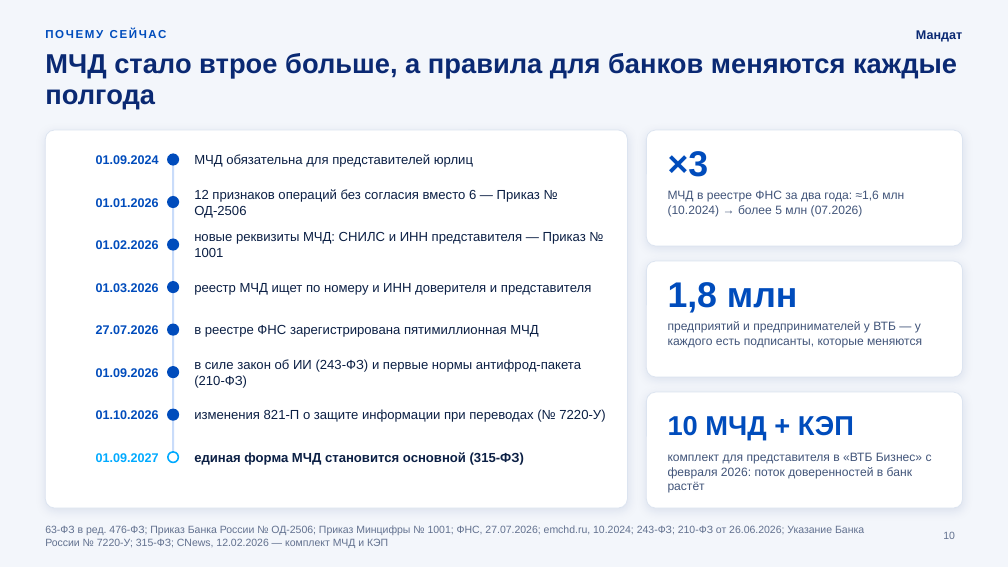
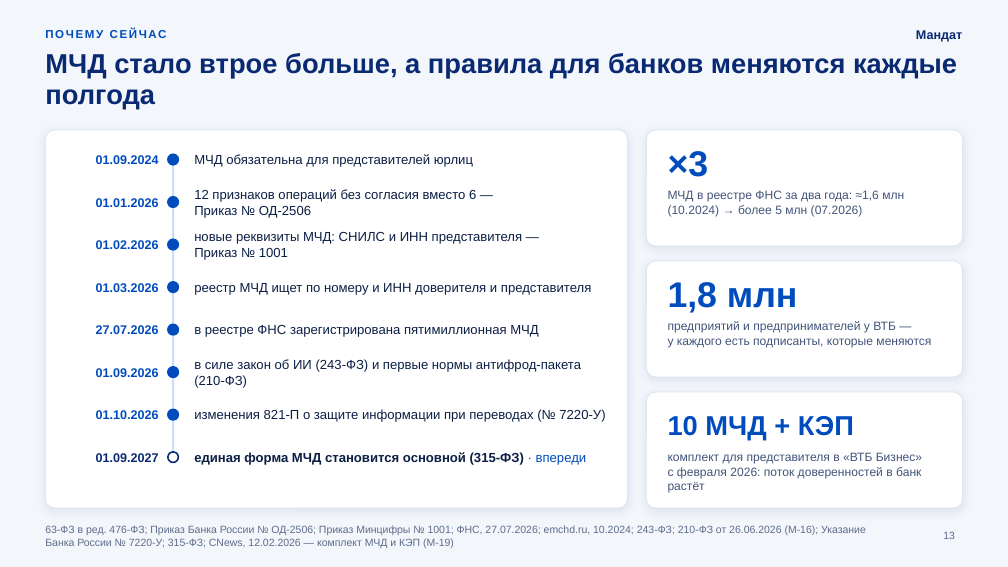
Before and after one commit to KonkovDV/Mandat, a slide deck: slide 13 of submission/slides/Mandat_VTB.pptx (slide 10 before the commit). Drawn at 1008x567 pixels with LibreOffice and Linux fonts; fonts in the diff are those of the drawing; background and template pictures are left out. Boxes give left, top, right and bottom in pixels: in the first picture for what was removed or moved away, otherwise in the second. Text is boxed around its words. In the diff, an @@ line names an element or a change of style, - is before the commit and + after.

Commit message:
docs: rebuild the deck from a written brief with real demo output
- PROMPT.md is the brief: audience, answer-first storyline, VTB design
  system, Russian typography, WCAG 2.2 AA, data rules and an acceptance
  checklist; build_deck.js implements it.
- New slides: summary, a timeline of demo case 14 built from its files,
  a real ./run-demo.sh screenshot and terminal output, traceability of
  every number, and the employee and client journey.
- Typography: non-breaking spaces and hyphens; lint_claims.py and
  finish_deck.py normalise them, so checks still see numbers and phrases.
- Navigation: a clickable appendix index with links back; finish_deck.py
  sets the text language to ru-RU.
- capture_demo.js reproduces the demo screenshot; the QR code links to
  the repository.

```diff
--- a/submission/slides/Mandat_VTB.pptx
+++ b/submission/slides/Mandat_VTB.pptx
@@ text at bbox=[194, 189, 476, 218]: text changed @@
-12 признаков операций без согласия вместо 6 — Приказ № ОД-2506
+12 признаков операций без согласия вместо 6 — Приказ № ОД‑2506
@@ text "01.09.2027" at bbox=[96, 453, 159, 462]: text colour #00AAFF to #0A2973 @@
@@ ellipse at bbox=[168, 452, 178, 463]: outline #00AAFF 1.5 pt to #0A2973 1.5 pt @@
@@ text at bbox=[194, 452, 587, 465]: text changed @@
-единая форма МЧД становится основной (315-ФЗ)
+единая форма МЧД становится основной (315‑ФЗ) · впереди
@@ 3 texts: place and size @@
-3 texts at bbox=[194, 232, 932, 493]
+3 texts at bbox=[194, 232, 931, 493]
@@ text at bbox=[45, 525, 866, 548]: text changed; text colour #62718F to #5E6D8C @@
-63-ФЗ в ред. 476-ФЗ; Приказ Банка России № ОД-2506; Приказ Минцифры № 1001; ФНС, 27.07.2026; emchd.ru, 10.2024; 243-ФЗ; 210-ФЗ от 26.06.2026; Указание Банка России № 7220-У; 315-ФЗ; CNews, 12.02.2026 — комплект МЧД и КЭП
+63‑ФЗ в ред. 476‑ФЗ; Приказ Банка России № ОД‑2506; Приказ Минцифры № 1001; ФНС, 27.07.2026; emchd.ru, 10.2024; 243‑ФЗ; 210‑ФЗ от 26.06.2026 (M-16); Указание Банка России № 7220‑У; 315‑ФЗ; CNews, 12.02.2026 — комплект МЧД и КЭП (M-19)
@@ page number at bbox=[943, 531, 955, 539]: text changed; text colour #62718F to #5E6D8C @@
-10
+13
```
Also in this commit, not shown: 28 other slides changed, 6 slides added, 1 slide removed, 13 other files.
